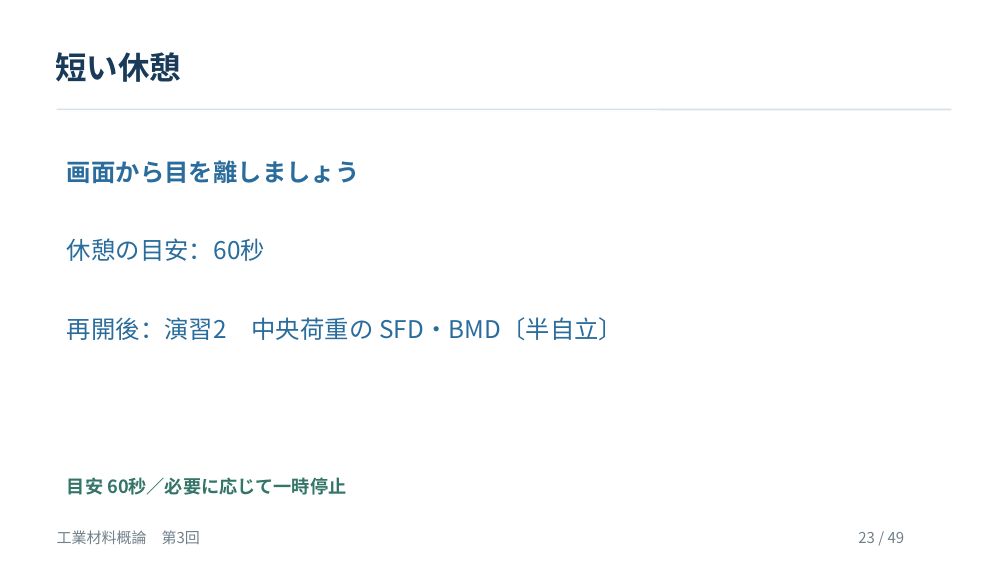
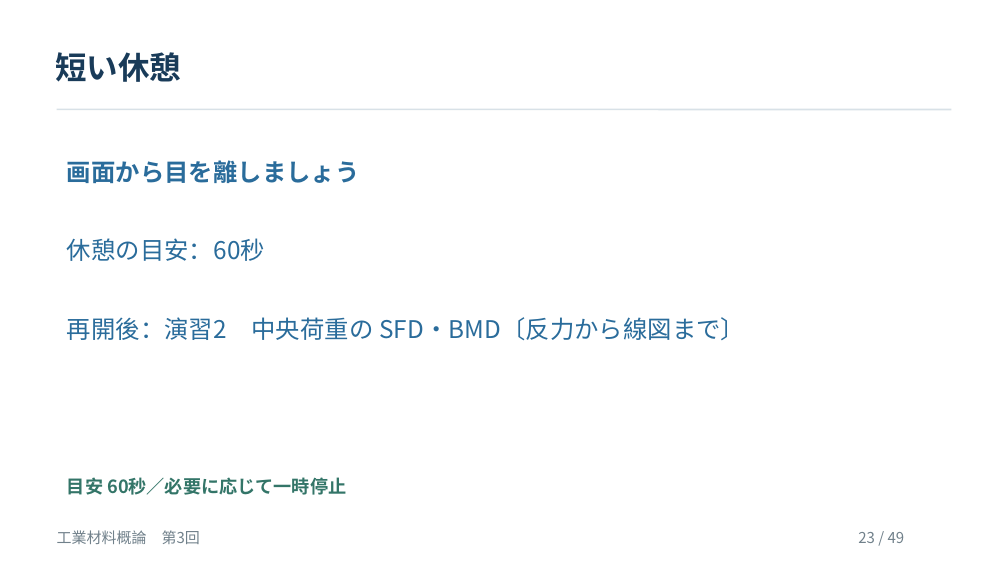
Before and after one commit to zooc-14calbp/industrial-materials-course, a slide deck: slide 23 of 学生用/第03回/03_授業スライド.pptx. Drawn at 1008x567 pixels with LibreOffice and Linux fonts; fonts in the diff are those of the drawing. Boxes give left, top, right and bottom in pixels: in the first picture for what was removed or moved away, otherwise in the second. Text is boxed around its words. In the diff, an @@ line names an element or a change of style, - is before the commit and + after.

```diff
--- a/学生用/第03回/03_授業スライド.pptx
+++ b/学生用/第03回/03_授業スライド.pptx
@@ text at [67, 317, 745, 340]: text changed @@
-再開後：演習2 中央荷重の SFD・BMD〔半自立〕
+再開後：演習2 中央荷重の SFD・BMD〔反力から線図まで〕
```
Also in this commit, not shown: 11 other slides changed, 8 other files.
